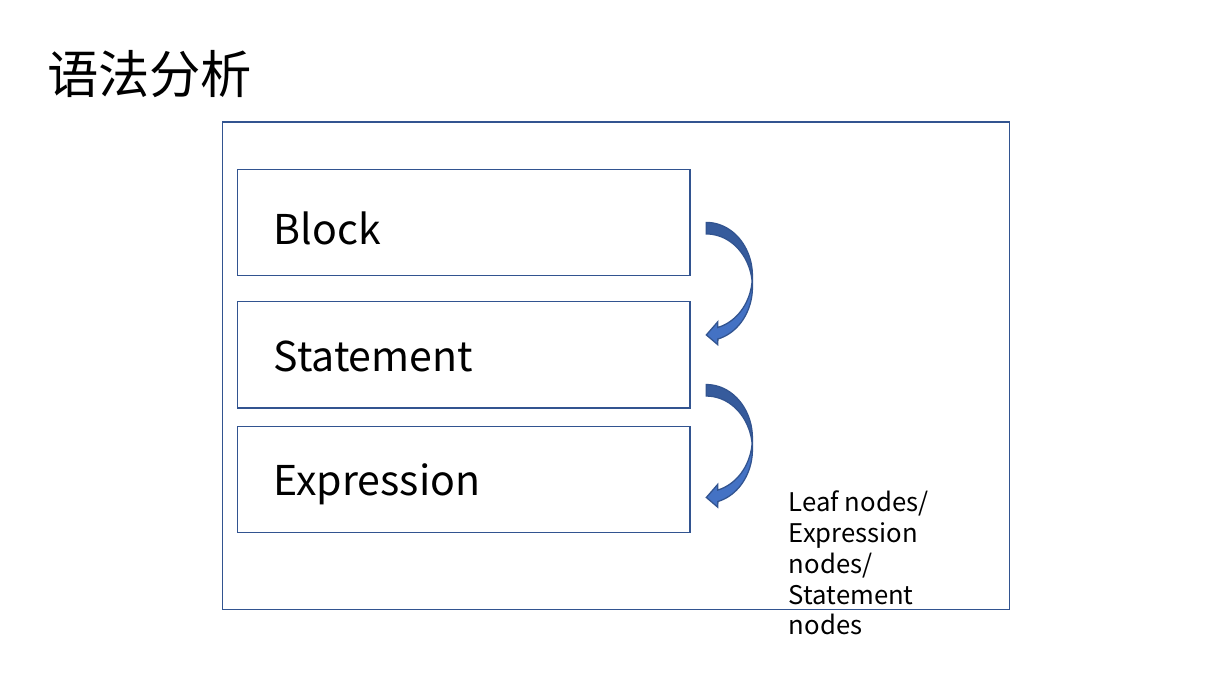
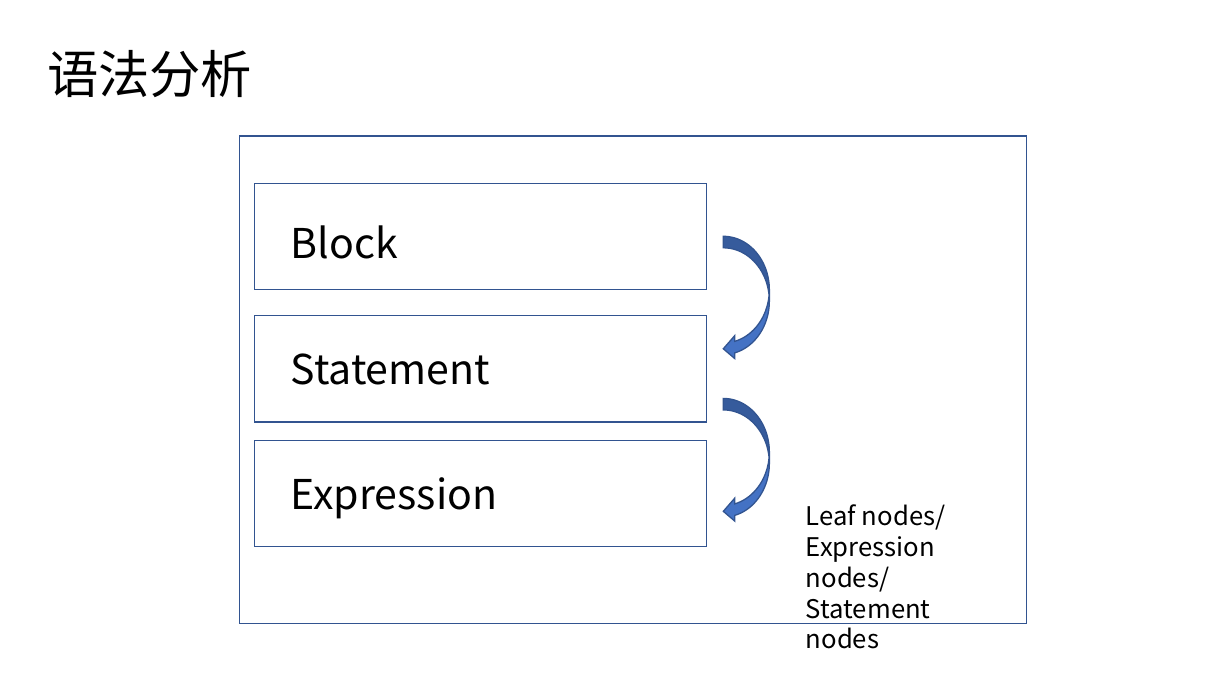
Before and after one commit to bupt-juniorTeam/OpenArkCompiler, a slide deck: slide 9 of 方舟编译器源码分析初稿.pptx. Drawn at 1232x693 pixels with LibreOffice and Linux fonts; fonts in the diff are those of the drawing. Boxes give left, top, right and bottom in pixels: in the first picture for what was removed or moved away, otherwise in the second. Text is boxed around its words. In the diff, an @@ line names an element or a change of style, - is before the commit and + after.

```diff
--- a/方舟编译器源码分析初稿.pptx
+++ b/方舟编译器源码分析初稿.pptx
@@ 4 rectangles, 1 text: place and size @@
-4 rectangles, 1 text at bbox=[223, 122, 1009, 635]
+4 rectangles, 1 text at bbox=[239, 136, 1026, 649]
@@ 3 texts, 2 curved left arrows: place and size @@
-3 texts, 2 curved left arrows at bbox=[274, 211, 752, 509]
+3 texts, 2 curved left arrows at bbox=[291, 225, 770, 523]
```
Also in this commit, not shown: 3 other slides changed, 1 slide removed.
